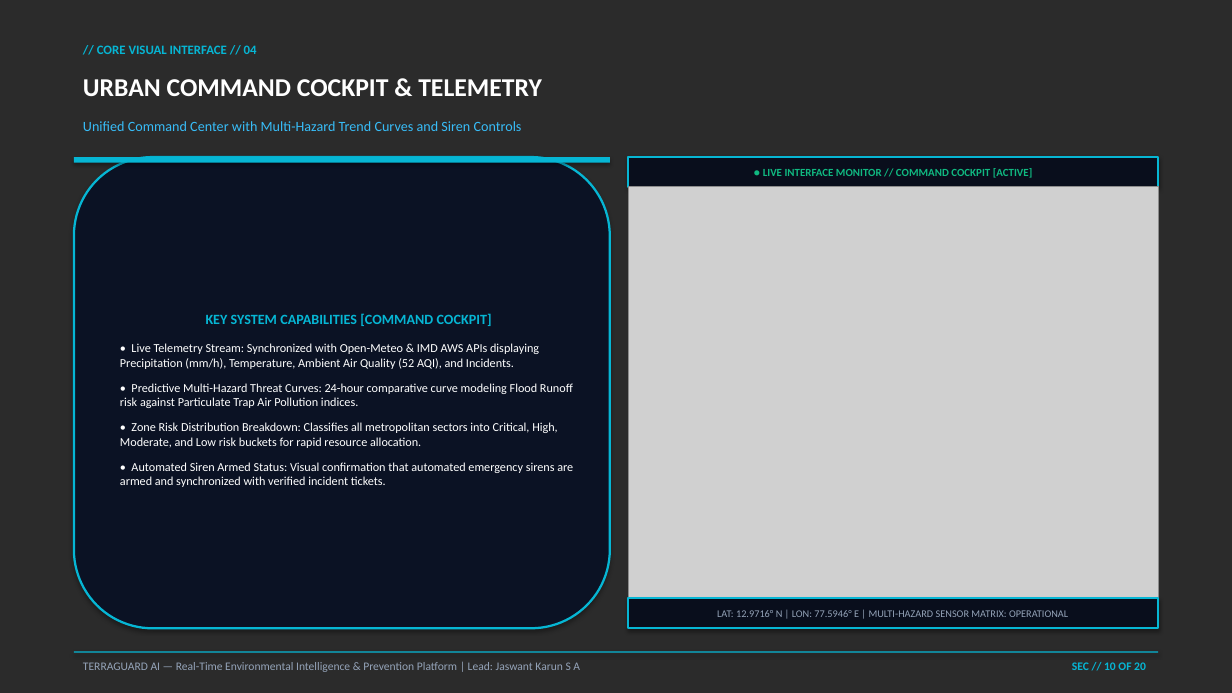
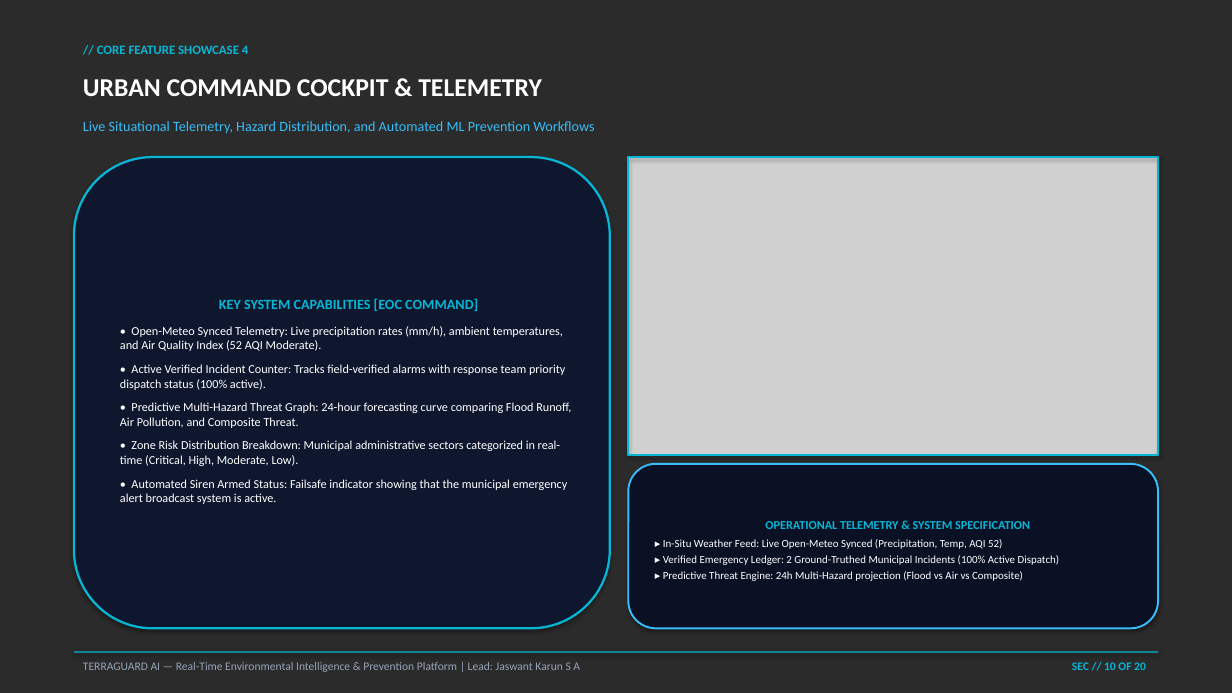
Before and after one commit to Jaswant-Karun/TerraGuard-AI, a slide deck: slide 10 of INFINEX_2K26_TerraGuard_AI_Presentation.pptx. Drawn at 1232x693 pixels with LibreOffice and Linux fonts; fonts in the diff are those of the drawing; grey boxes stand for pictures; background and template pictures are left out; a plain dark background stands for a picture behind light text. Boxes give left, top, right and bottom in pixels: in the first picture for what was removed or moved away, otherwise in the second. Text is boxed around its words. In the diff, an @@ line names an element or a change of style, - is before the commit and + after.

```diff
--- a/INFINEX_2K26_TerraGuard_AI_Presentation.pptx
+++ b/INFINEX_2K26_TerraGuard_AI_Presentation.pptx
@@ text at (97,45,248,54): text changed @@
-// CORE VISUAL INTERFACE // 04
+// CORE FEATURE SHOWCASE 4
@@ text at (83,121,594,133): text changed @@
-Unified Command Center with Multi-Hazard Trend Curves and Siren Controls
+Live Situational Telemetry, Hazard Distribution, and Automated ML Prevention Workflows
@@ rounded rectangle "KEY SYSTEM CAPABILITIES [EOC COMMAND]" at (74,157,610,628): fill #0B1224 to #0E172E @@
@@ rectangle removed at (74,157,610,163) @@
@@ picture: place and size @@
-picture at (628,187,1158,598)
+picture at (628,157,1158,455)
@@ rectangle removed at (628,157,1158,187) @@
-● LIVE INTERFACE MONITOR // COMMAND COCKPIT [ACTIVE]
@@ rectangle added at (628,157,1158,455), outline #06B6D4 1.5 pt @@
@@ text in rounded rectangle at (120,298,571,504): text changed @@
-KEY SYSTEM CAPABILITIES [COMMAND COCKPIT]
-• Live Telemetry Stream: Synchronized with Open-Meteo & IMD AWS APIs displaying Precipitation (mm/h), Temperature, Ambient Air Quality (52 AQI), and Incidents.
-• Predictive Multi-Hazard Threat Curves: 24-hour comparative curve modeling Flood Runoff risk against Particulate Trap Air Pollution indices.
-• Zone Risk Distribution Breakdown: Classifies all metropolitan sectors into Critical, High, Moderate, and Low risk buckets for rapid resource allocation.
-• Automated Siren Armed Status: Visual confirmation that automated emergency sirens are armed and synchronized with verified incident tickets.
+KEY SYSTEM CAPABILITIES [EOC COMMAND]
+• Open-Meteo Synced Telemetry: Live precipitation rates (mm/h), ambient temperatures, and Air Quality Index (52 AQI Moderate).
+• Active Verified Incident Counter: Tracks field-verified alarms with response team priority dispatch status (100% active).
+• Predictive Multi-Hazard Threat Graph: 24-hour forecasting curve comparing Flood Runoff, Air Pollution, and Composite Threat.
+• Zone Risk Distribution Breakdown: Municipal administrative sectors categorized in real-time (Critical, High, Moderate, Low).
+• Automated Siren Armed Status: Failsafe indicator showing that the municipal emergency alert broadcast system is active.
@@ rounded rectangle added at (628,464,1158,628), fill #0A1124, outline #38BDF8 1.5 pt, 8.5 pt, text #FFFFFF @@
+OPERATIONAL TELEMETRY & SYSTEM SPECIFICATION
+▸ In-Situ Weather Feed: Live Open-Meteo Synced (Precipitation, Temp, AQI 52)
+▸ Verified Emergency Ledger: 2 Ground-Truthed Municipal Incidents (100% Active Dispatch)
+▸ Predictive Threat Engine: 24h Multi-Hazard projection (Flood vs Air vs Composite)
@@ rectangle removed at (628,598,1158,628) @@
-LAT: 12.9716° N | LON: 77.5946° E | MULTI-HAZARD SENSOR MATRIX: OPERATIONAL
```
Also in this commit, not shown: 10 other slides changed, 9 slides added, 9 slides removed, 2 other files.
